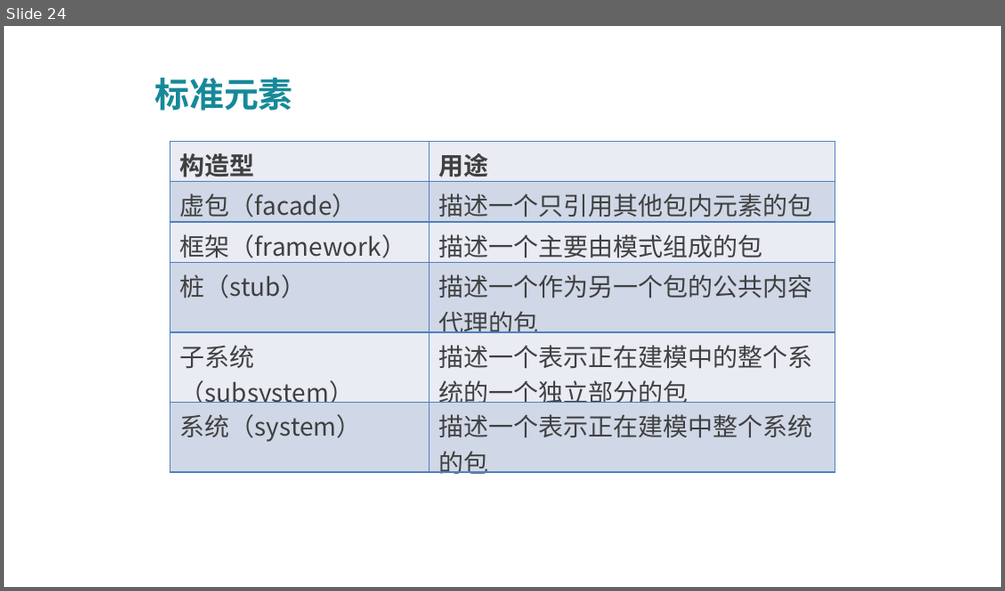
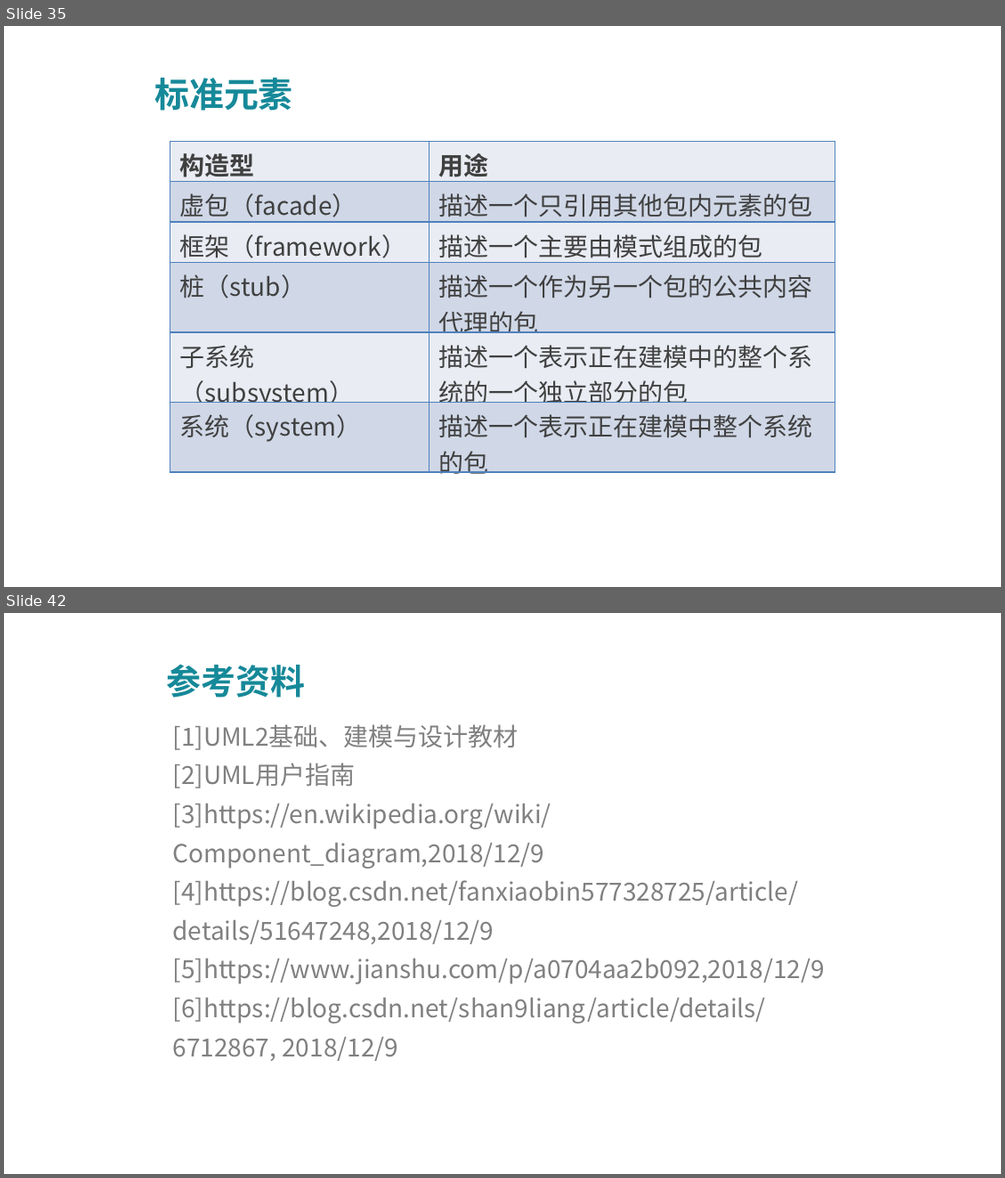
Before and after one commit to PRD2018-G03/PRD2018-G03-SoftwareEngineeringProject, a slide deck: PPT模板及制作/UML基础III翻转PPT.pptx. Shown one above the other, each under a label of ours: slide 24 before the commit, slides 35 and 42 after it; the slides between them are not shown. The pictures are 1005x591 and 1005x1178 pixels, drawn with LibreOffice and Linux fonts; fonts in the diff are those of the drawing; background and template pictures are left out. Boxes give left, top, right and bottom in pixels: in the first picture for what was removed or moved away, otherwise in the second. Text is boxed around its words. In the diff, an @@ line names an element or a change of style, - is before the commit and + after.

```diff
--- a/PPT模板及制作/UML基础III翻转PPT.pptx
+++ b/PPT模板及制作/UML基础III翻转PPT.pptx
@@ slide 42 added at (4, 613, 1001, 1174), background picture (left out) @@
@@ text added at (167, 664, 305, 698), 25 pt, text #168999, bold @@
+参考资料
@@ text added at (173, 724, 825, 1061), 18 pt, text #808080 @@
+  [1]UML2基础、建模与设计教材
+  [2]UML用户指南
+  [3]https://en.wikipedia.org/wiki/Component_diagram,2018/12/9
+  [4]https://blog.csdn.net/fanxiaobin577328725/article/details/51647248,2018/12/9
+  [5]https://www.jianshu.com/p/a0704aa2b092,2018/12/9
+  [6]https://blog.csdn.net/shan9liang/article/details/6712867, 2018/12/9
@@ what was slide 24 is now slide 35 @@
```
Also in this commit, not shown: 21 slides changed, 14 other slides added, 1 slide removed.
